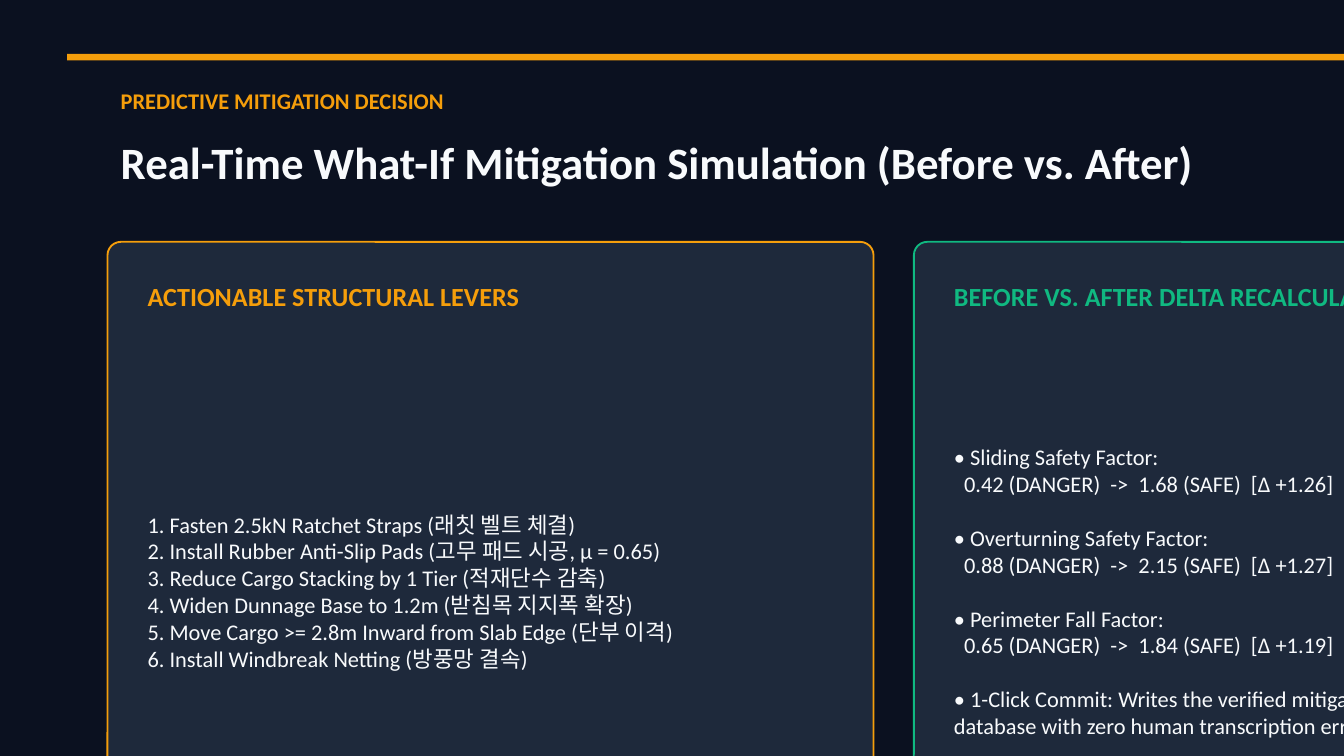
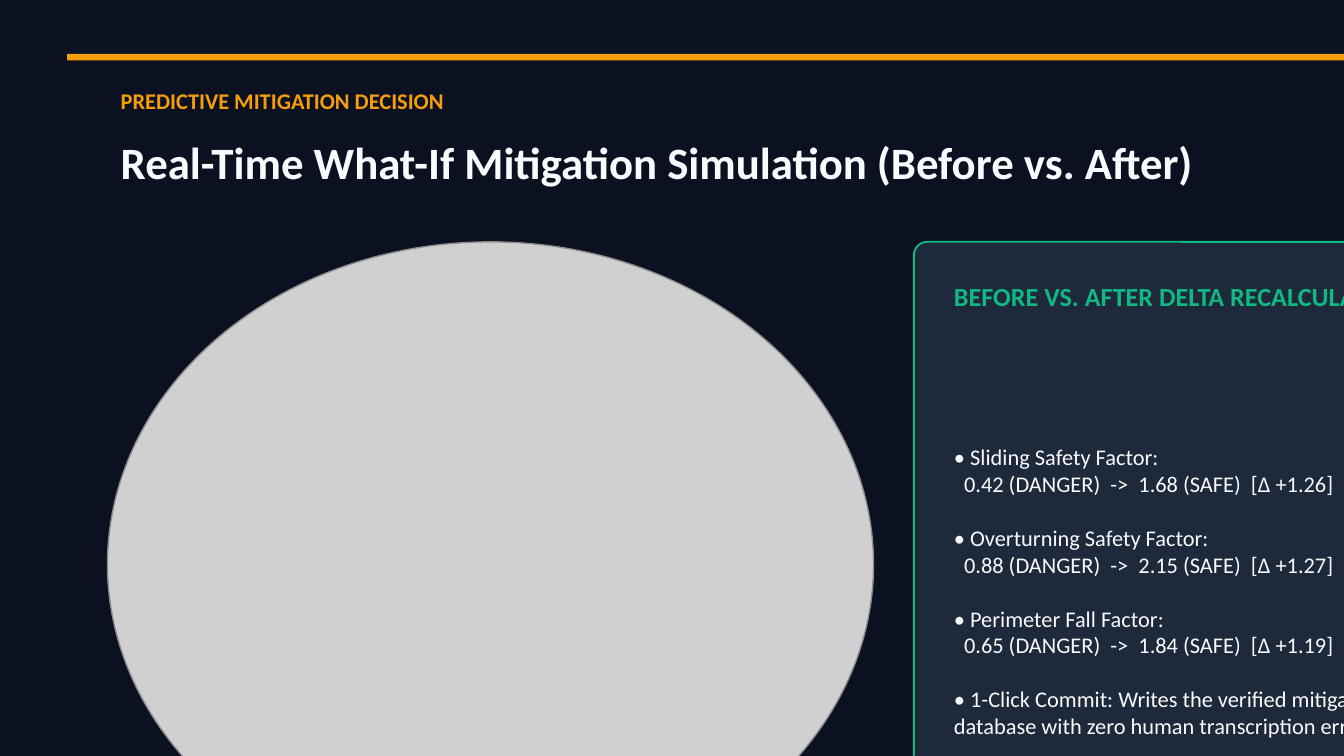
Before and after one commit to chl4890620123-collab/Star-Developer-2648, a slide deck: slide 11 of public/SafeStack_Weather_Guard_Presentation.pptx. Drawn at 1344x756 pixels with LibreOffice and Linux fonts; fonts in the diff are those of the drawing; grey boxes stand for pictures. Boxes give left, top, right and bottom in pixels: in the first picture for what was removed or moved away, otherwise in the second. Text is boxed around its words. In the diff, an @@ line names an element or a change of style, - is before the commit and + after.

```diff
--- a/public/SafeStack_Weather_Guard_Presentation.pptx
+++ b/public/SafeStack_Weather_Guard_Presentation.pptx
@@ rounded rectangle removed at (108,242,874,756) @@
@@ picture added at (108,242,874,756) @@
@@ text removed at (148,289,519,306) @@
-ACTIONABLE STRUCTURAL LEVERS
@@ text removed at (148,514,673,671) @@
-1. Fasten 2.5kN Ratchet Straps (래칫 벨트 체결)
-2. Install Rubber Anti-Slip Pads (고무 패드 시공, μ = 0.65)
-3. Reduce Cargo Stacking by 1 Tier (적재단수 감축)
-4. Widen Dunnage Base to 1.2m (받침목 지지폭 확장)
-5. Move Cargo >= 2.8m Inward from Slab Edge (단부 이격)
-6. Install Windbreak Netting (방풍망 결속)
```
Also in this commit, not shown: 3 other slides changed, 34 other files.
